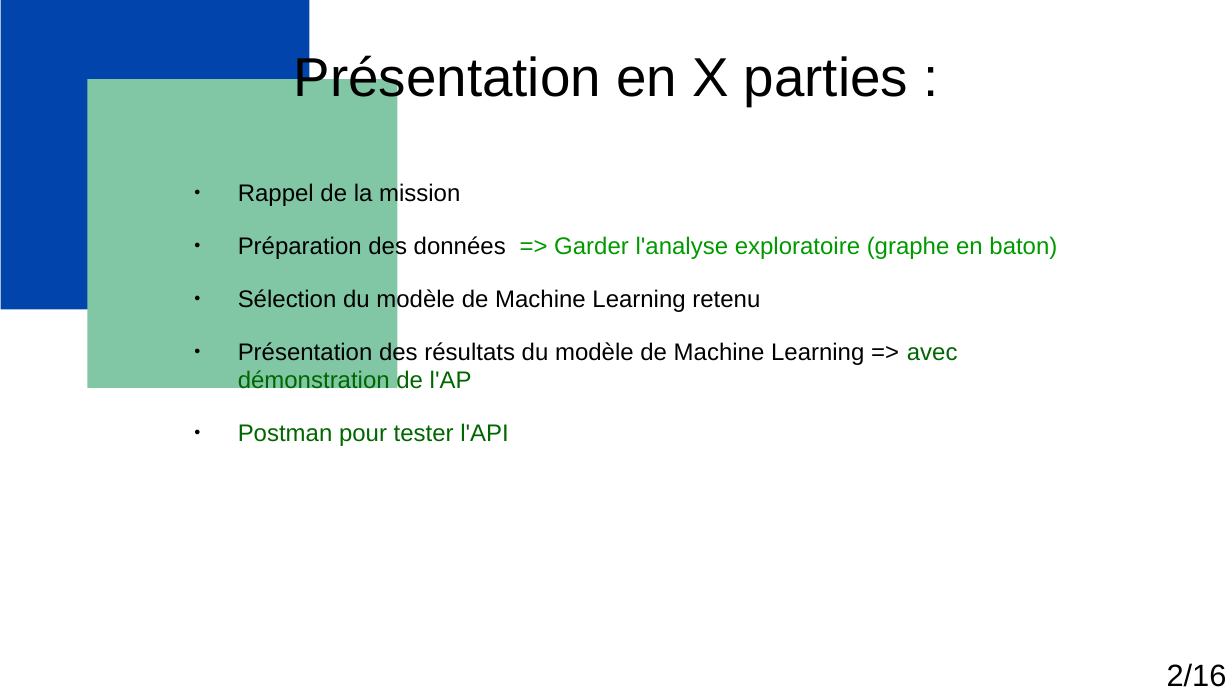
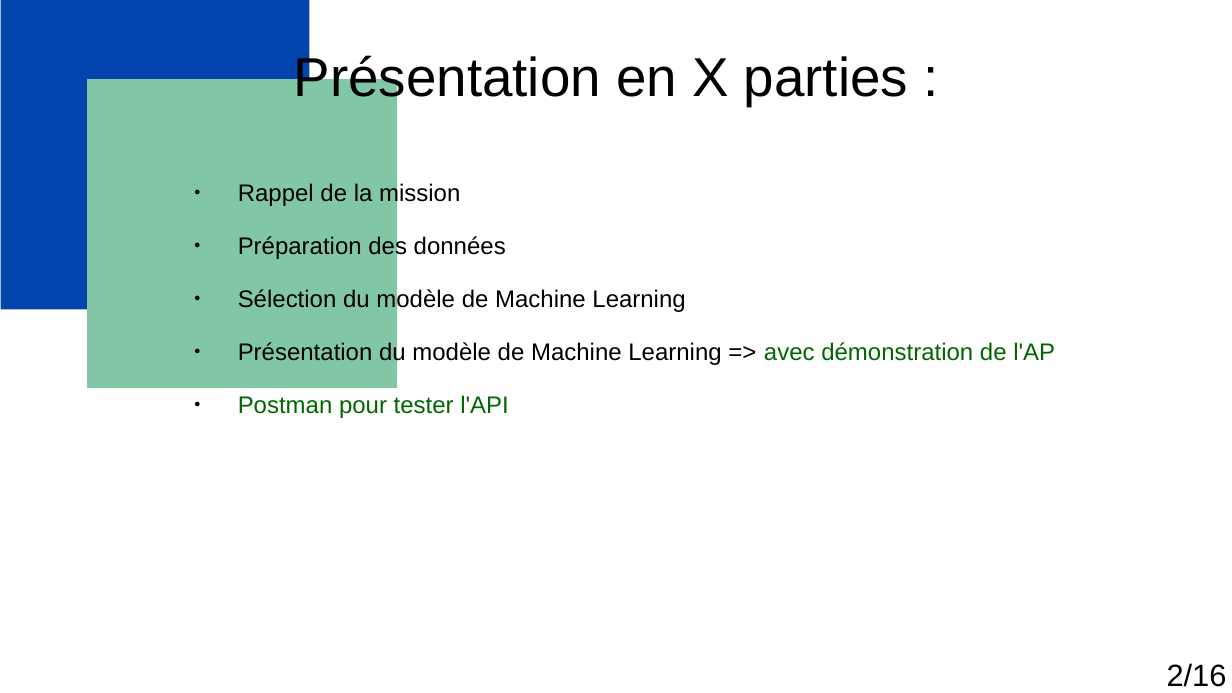
Before and after one commit to Florian-Biggio/Predict-Energy-and-CO2-for-building, a slide deck: slide 2 of Biggio_Florian_1_presentation_122024.odp. Drawn at 1232x693 pixels with LibreOffice and Linux fonts; fonts in the diff are those of the drawing. Boxes give left, top, right and bottom in pixels: in the first picture for what was removed or moved away, otherwise in the second. Text is boxed around its words. In the diff, an @@ line names an element or a change of style, - is before the commit and + after.

```diff
--- a/Biggio_Florian_1_presentation_122024.odp
+++ b/Biggio_Florian_1_presentation_122024.odp
@@ text at [238,234,1055,365]: text changed @@
-● Préparation des données => Garder l'analyse exploratoire (graphe en baton)
-● Sélection du modèle de Machine Learning retenu
-● Présentation des résultats du modèle de Machine Learning => avec démonstration de l'AP
+● Préparation des données
+● Sélection du modèle de Machine Learning
+● Présentation du modèle de Machine Learning => avec démonstration de l'AP
```
Also in this commit, not shown: 6 other slides changed, 6 slides added, 7 slides removed, 14 other files.
